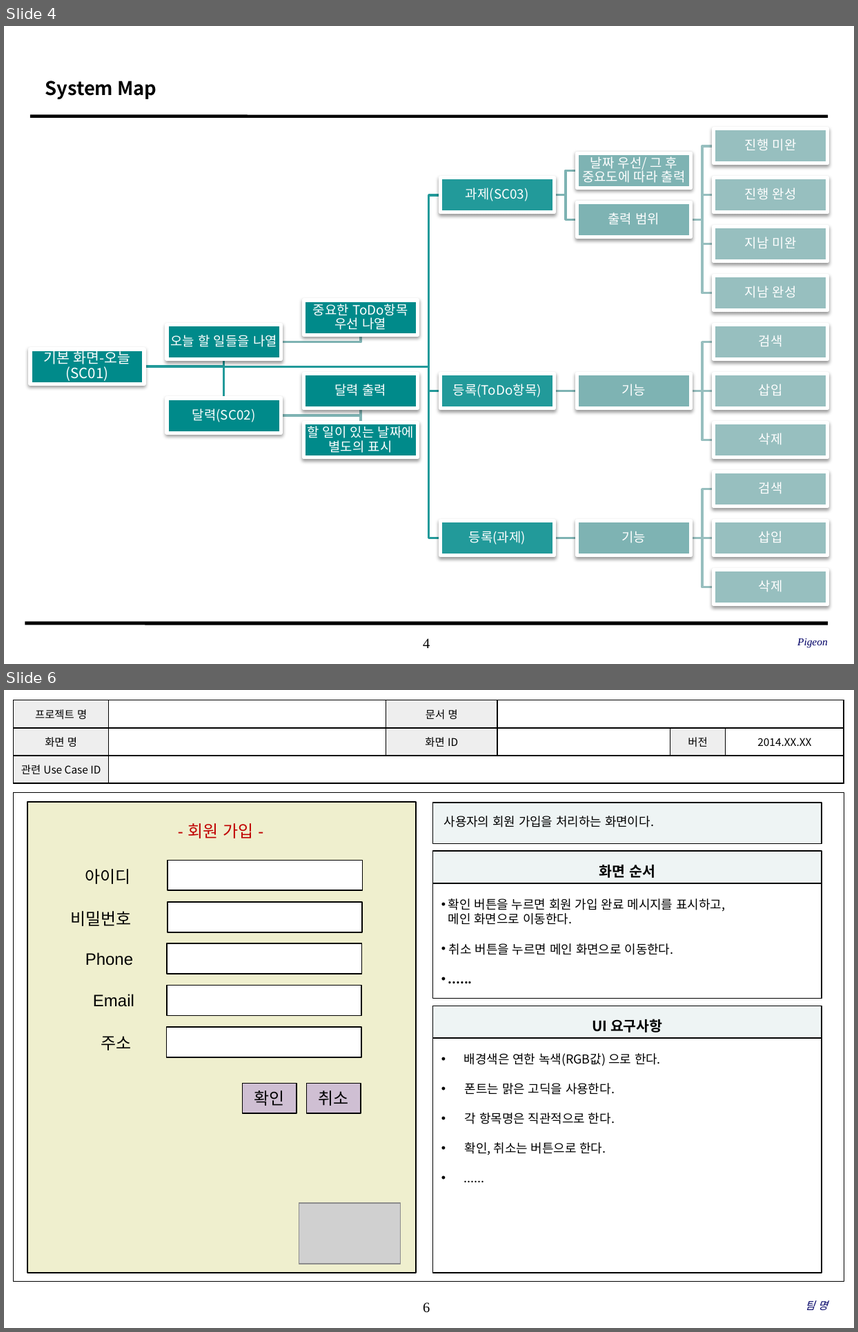
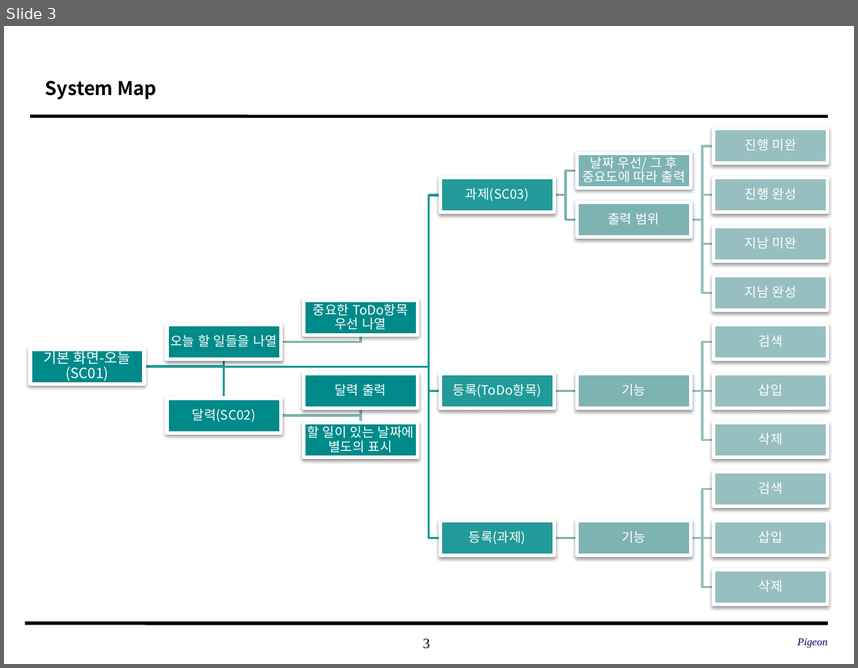
Before and after one commit to SE-admin/9, a slide deck: doc/3_ 설계서/UI Design Template_9_pigeon.pptx. Shown one above the other, each under a label of ours: slides 4 and 6 before the commit, slide 3 after it; the slides between them are not shown. The pictures are 858x1332 and 858x668 pixels, drawn with LibreOffice and Linux fonts; fonts in the diff are those of the drawing; grey boxes stand for pictures; background and template pictures are left out. Boxes give left, top, right and bottom in pixels: in the first picture for what was removed or moved away, otherwise in the second. Text is boxed around its words. In the diff, an @@ line names an element or a change of style, - is before the commit and + after.

```diff
--- a/doc/3_ 설계서/UI Design Template_9_pigeon.pptx
+++ b/doc/3_ 설계서/UI Design Template_9_pigeon.pptx
@@ slide 6 removed at box(4, 690, 854, 1328), background #FFFFFF; not listed: 1 template element that a slide beside it also shows @@
@@ table removed at box(14, 700, 843, 784), 3 rows, 6 columns @@
-프로젝트 명 |  | 문서 명 |  |  | 
-화면 명 |  | 화면 ID |  | 버전 | 2014.XX.XX
-관련 Use Case ID |  |  |  |  | 
@@ rectangle removed at box(14, 792, 844, 1281) @@
@@ rectangle removed at box(433, 802, 822, 843) @@
-사용자의 회원 가입을 처리하는 화면이다.
@@ rectangle removed at box(433, 851, 822, 883) @@
-화면 순서
@@ rectangle removed at box(433, 883, 822, 998) @@
-• 확인 버튼을 누르면 회원 가입 완료 메시지를 표시하고,
-메인 화면으로 이동한다.
-• 취소 버튼을 누르면 메인 화면으로 이동한다.
-• ......
@@ rectangle removed at box(433, 1005, 822, 1038) @@
-UI 요구사항
@@ rectangle removed at box(433, 1038, 822, 1272) @@
-• 배경색은 연한 녹색(RGB값) 으로 한다.
-• 폰트는 맑은 고딕을 사용한다.
-• 각 항목명은 직관적으로 한다.
-• 확인, 취소는 버튼으로 한다.
-• ......
@@ group removed at box(27, 802, 417, 1272): 8 rectangles, 6 texts, 1 picture @@
-확인
-- 회원 가입 -
-아이디
-비밀번호
-Phone
-Email
-주소
-취소
@@ text removed at box(805, 1301, 828, 1310) @@
-팀 명
@@ what was slide 4 is now slide 3 @@
@@ page number at box(423, 638, 430, 648): text changed @@
-4
+3
```
Also in this commit, not shown: 1 slide changed, 4 slides added, 2 other slides removed.
